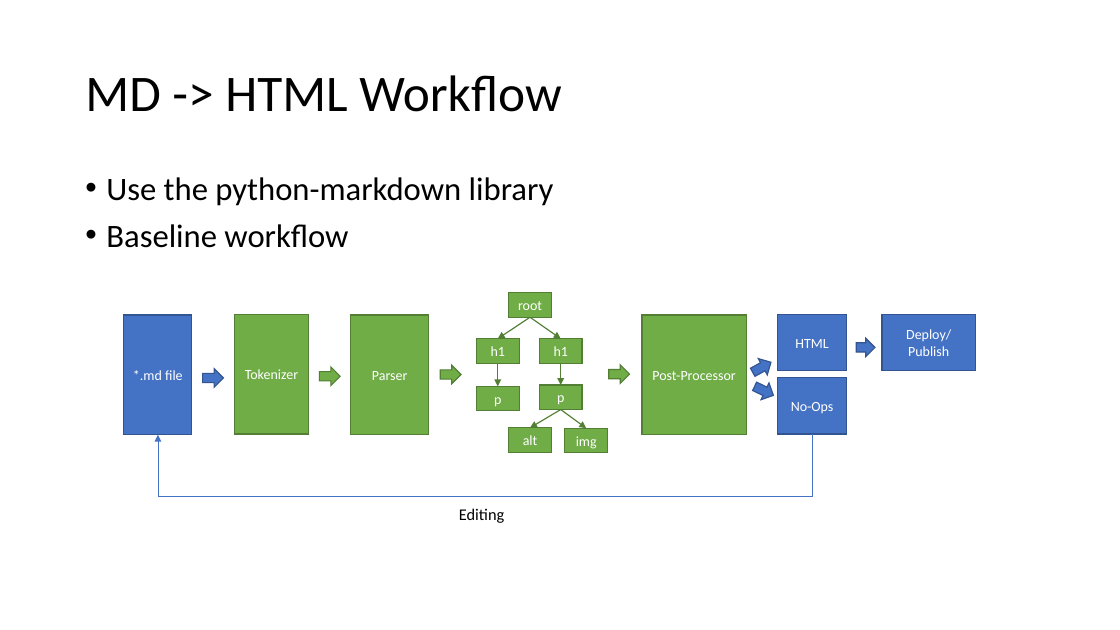
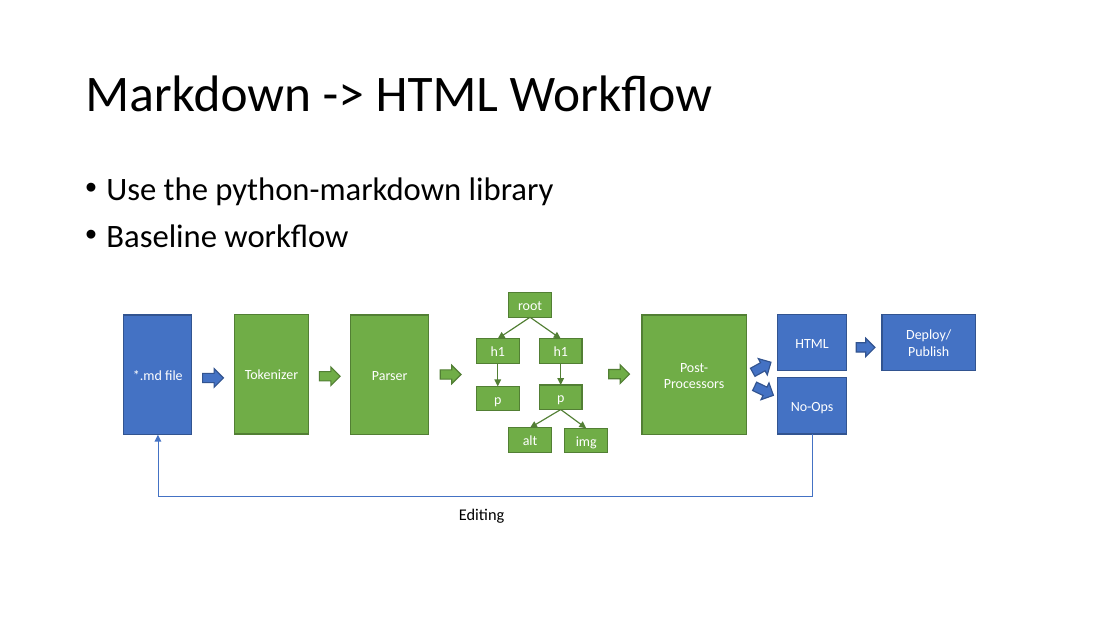
Before and after one commit to jaedong98/accessibility4md, a slide deck: slide 5 of docs/Accessibility4md.pptx (slide 3 before the commit). Drawn at 1120x630 pixels with LibreOffice and Linux fonts; fonts in the diff are those of the drawing. Boxes give left, top, right and bottom in pixels: in the first picture for what was removed or moved away, otherwise in the second. Text is boxed around its words. In the diff, an @@ line names an element or a change of style, - is before the commit and + after.

```diff
--- a/docs/Accessibility4md.pptx
+++ b/docs/Accessibility4md.pptx
@@ title at <box>85,75,712,112</box>: text changed @@
-MD -> HTML Workflow
+Markdown -> HTML Workflow
@@ text in rectangle at <box>664,363,725,388</box>: text changed @@
-Post-Processor
+Post-Processors
```
Also in this commit, not shown: 5 other slides changed, 1 slide added, 1 other file.
